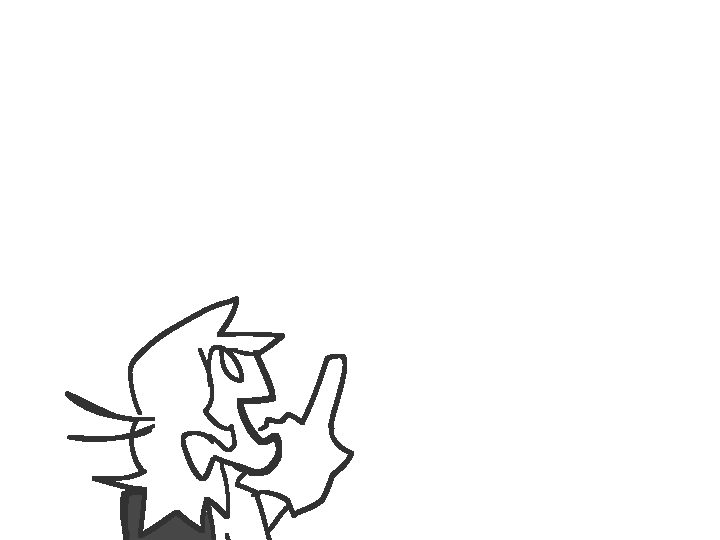
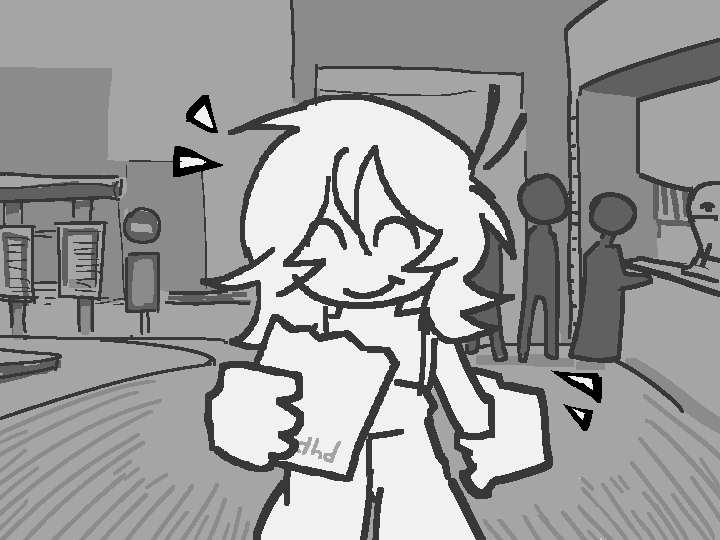
The second w=720, h=540 image is a revision of the first. Changes to its layers:
added group "choosebun_win" with 2 layers above "Group 14" over [0, 0, 720, 540]
added layer "chooseBun_win" in group "choosebun_win" over [0, 0, 720, 540]
added layer "Paint Layer 16" (2nd of 2, in "choosebun_win") in group "choosebun_win" over [0, 0, 720, 540]
hid group "orderBun" (8 layers) over [0, 0, 720, 540]
painted on "lana" over [0, 256, 384, 540]
painted on "color" over [64, 256, 384, 540]
